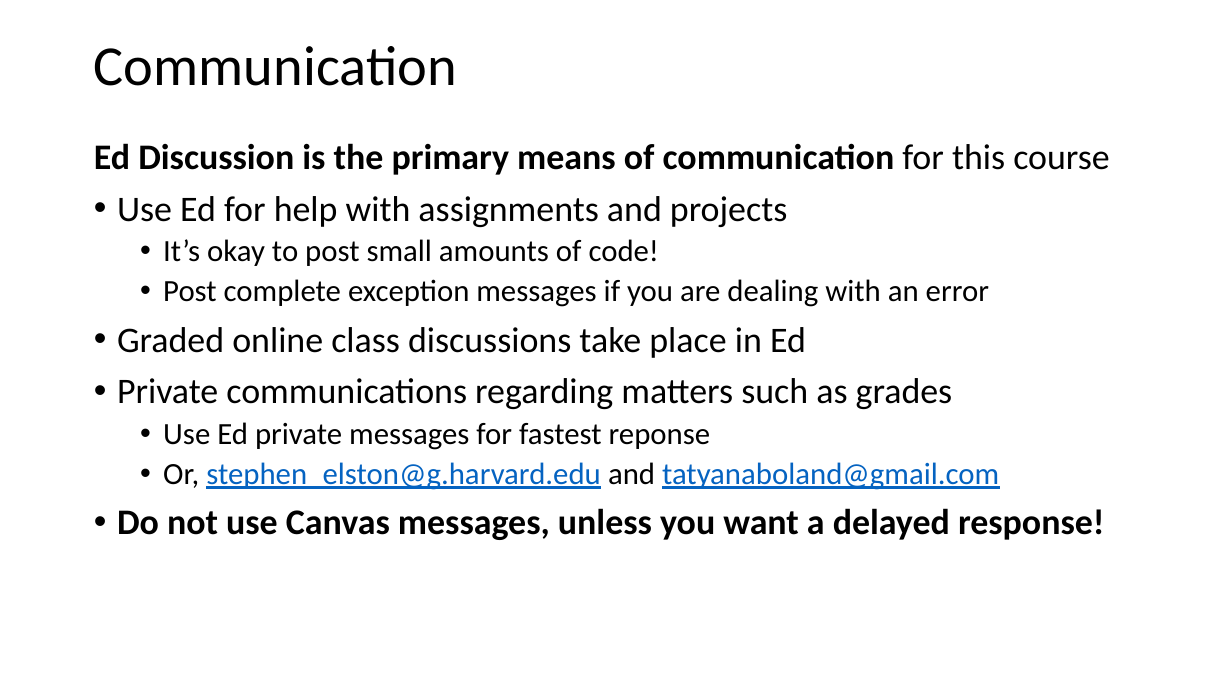
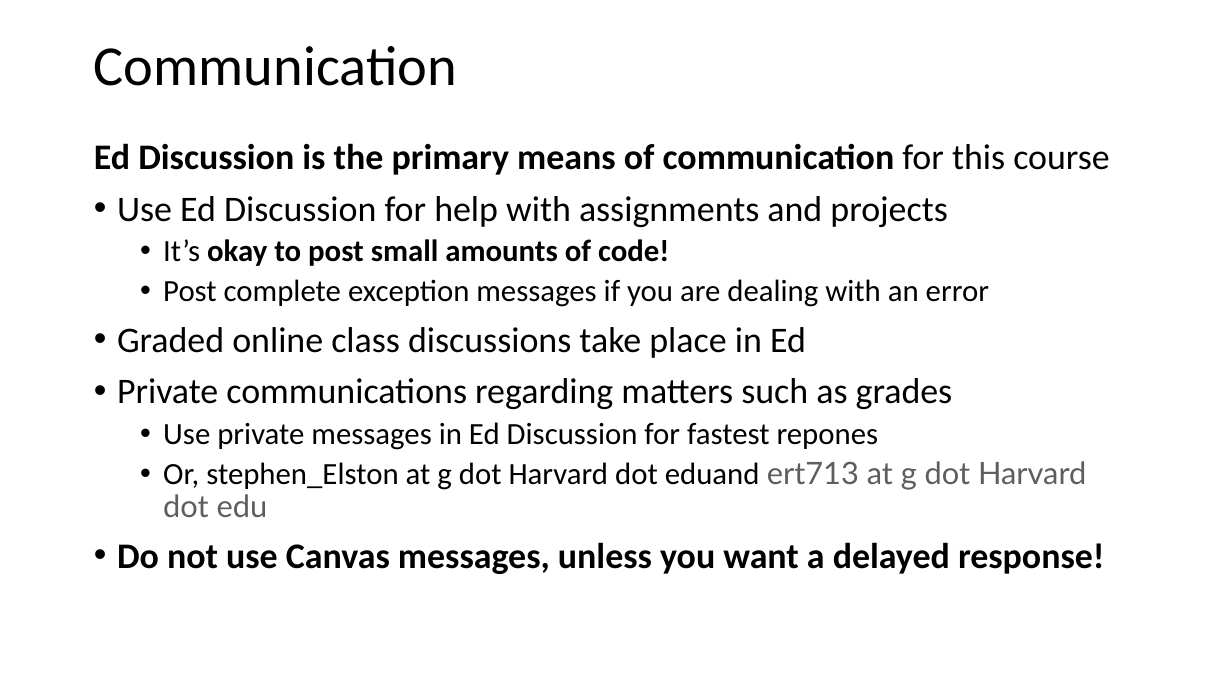
Before and after one commit to StephenElston/CSCI-E-108, a slide deck: slide 18 of slides/1_Introduction.pptx (slide 17 before the commit). Drawn at 1232x693 pixels with LibreOffice and Linux fonts; fonts in the diff are those of the drawing. Boxes give left, top, right and bottom in pixels: in the first picture for what was removed or moved away, otherwise in the second. Text is boxed around its words. In the diff, an @@ line names an element or a change of style, - is before the commit and + after.

```diff
--- a/slides/1_Introduction.pptx
+++ b/slides/1_Introduction.pptx
@@ text at (117,196,947,227): text changed @@
-• Use Ed for help with assignments and projects
+• Use Ed Discussion for help with assignments and projects
@@ text at (163,239,669,266): bold on in "okay to post small amounts of code!" @@
@@ text at (163,422,1086,517): text changed; text colour #0563C1 to #000000 @@
-  • Use Ed private messages for fastest reponse
-  • Or, stephen_elston@g.harvard.edu and tatyanaboland@gmail.com
+  • Use private messages in Ed Discussion for fastest repones
+  • Or, stephen_Elston at g dot Harvard dot eduand ert713 at g dot Harvard dot edu
```
Also in this commit, not shown: 17 other slides changed, 2 slides added.
